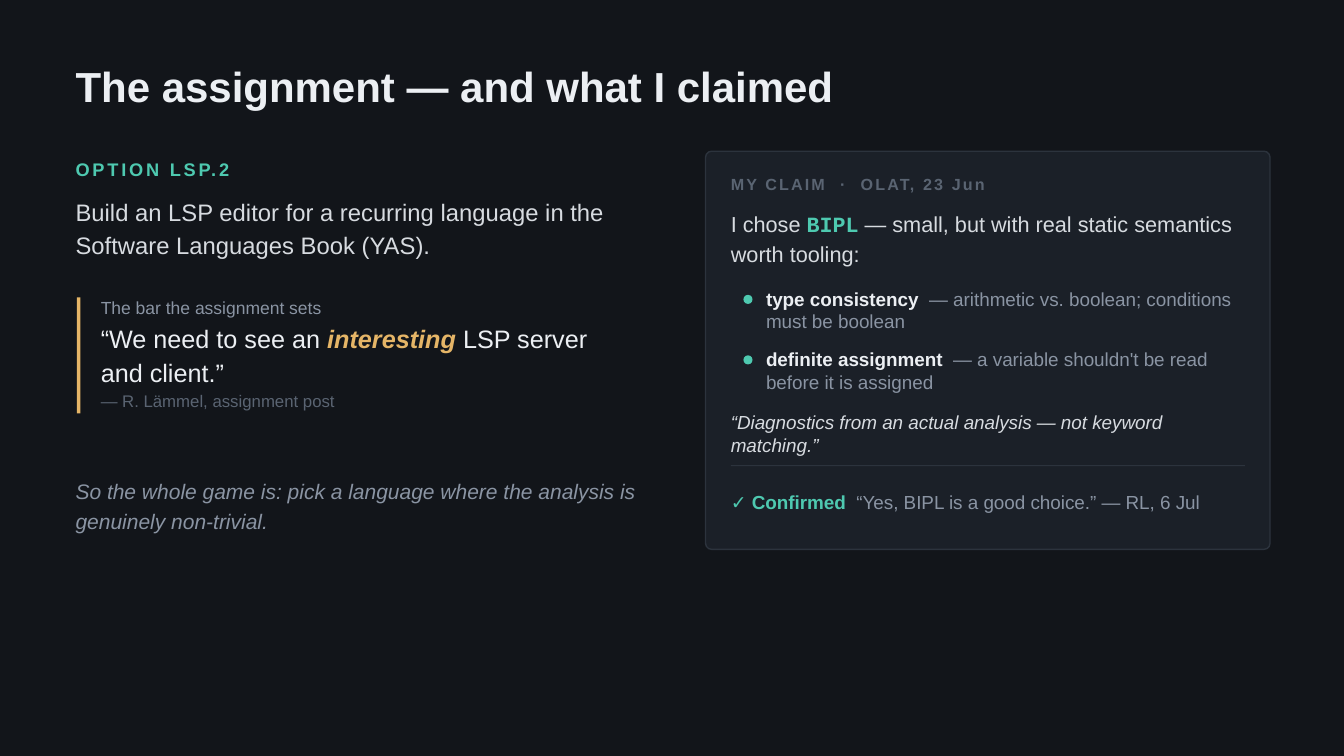
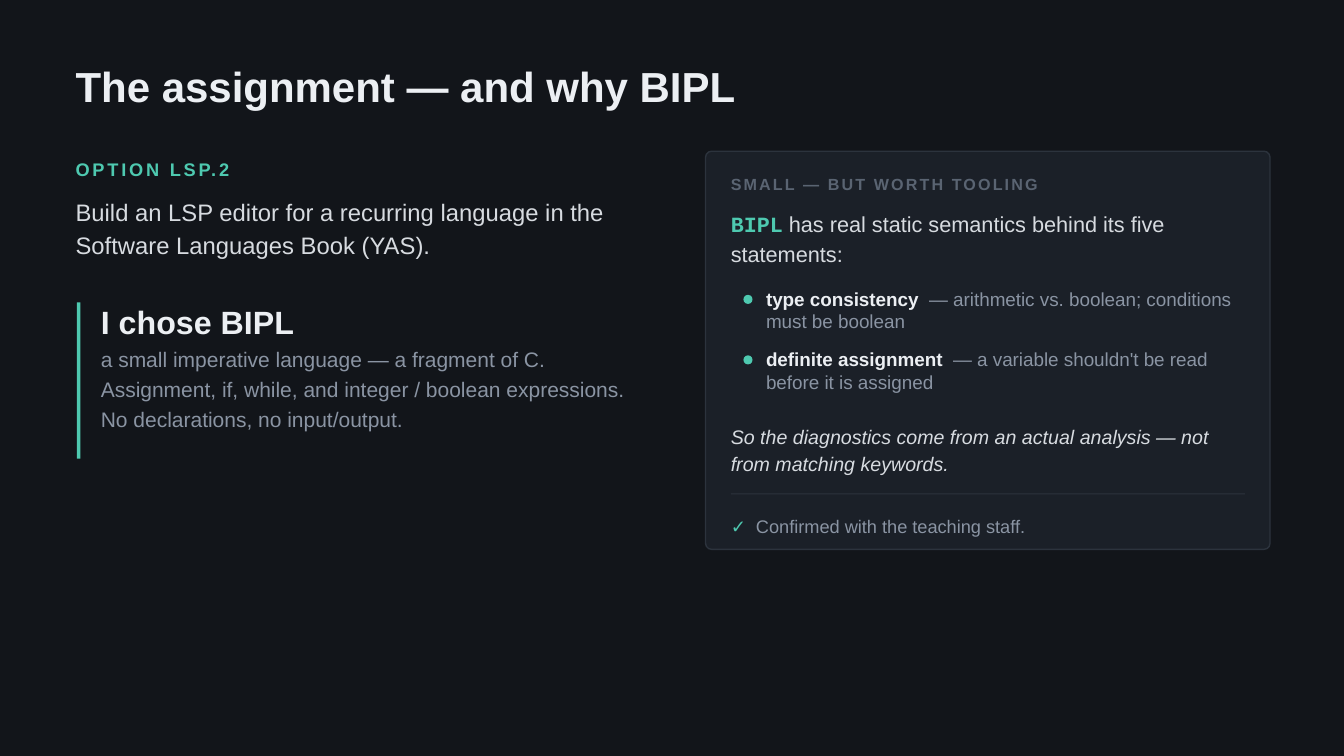
Before and after one commit to VivekanandaReddy3/sle-bipl-lsp, a slide deck: slide 2 of SLE_LSP_Vivekananda.pptx. Drawn at 1344x756 pixels with LibreOffice and Linux fonts; fonts in the diff are those of the drawing. Boxes give left, top, right and bottom in pixels: in the first picture for what was removed or moved away, otherwise in the second. Text is boxed around its words. In the diff, an @@ line names an element or a change of style, - is before the commit and + after.

Commit message:
Update deck

```diff
--- a/SLE_LSP_Vivekananda.pptx
+++ b/SLE_LSP_Vivekananda.pptx
@@ text at [76,71,736,110]: text changed @@
-The assignment — and what I claimed
+The assignment — and why BIPL
@@ text at [731,179,1038,190]: text changed @@
-MY CLAIM · OLAT, 23 Jun
+SMALL — BUT WORTH TOOLING
@@ text at [731,216,1165,262]: text changed @@
-I chose BIPL — small, but with real static semantics worth tooling:
+BIPL has real static semantics behind its five statements:
@@ line moved from (79, 297) - (79, 413) to (79, 302) - (79, 459) @@
@@ line (79, 302) - (79, 459): stroke #E5B567 2.5 pt to #4EC9B0 2.5 pt @@
@@ text removed at [101,301,587,411] @@
-The bar the assignment sets
-“We need to see an interesting LSP server and client.”
-— R. Lämmel, assignment post
@@ text added at [101,310,624,431], 15 pt, text #8A94A3 @@
+I chose BIPL
+a small imperative language — a fragment of C. Assignment, if, while, and integer / boolean expressions. No declarations, no input/output.
@@ text at [731,429,1208,475]: text changed; size 13.5 to 14 pt @@
-“Diagnostics from an actual analysis — not keyword matching.”
+So the diagnostics come from an actual analysis — not from matching keywords.
@@ text removed at [76,484,635,534] @@
-So the whole game is: pick a language where the analysis is genuinely non-trivial.
@@ line moved from (731, 466) - (1245, 466) to (731, 494) - (1245, 494) @@
@@ text removed at [752,495,1200,513] @@
-✓ Confirmed “Yes, BIPL is a good choice.” — RL, 6 Jul
@@ text added at [756,520,1025,537], 13 pt, text #8A94A3 @@
+✓ Confirmed with the teaching staff.
```
Also in this commit, not shown: 1 other slide changed, 1 other file.
